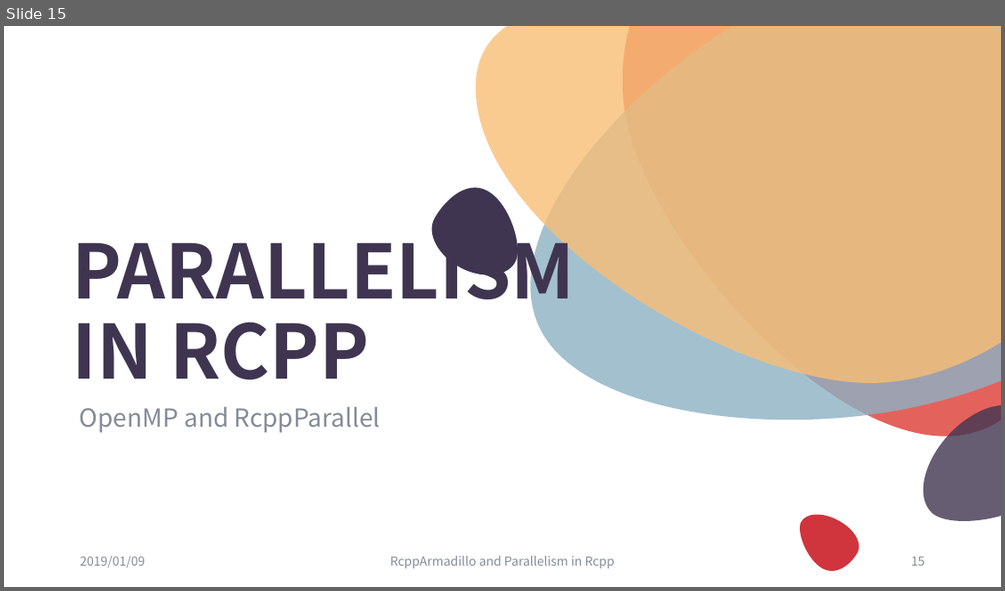
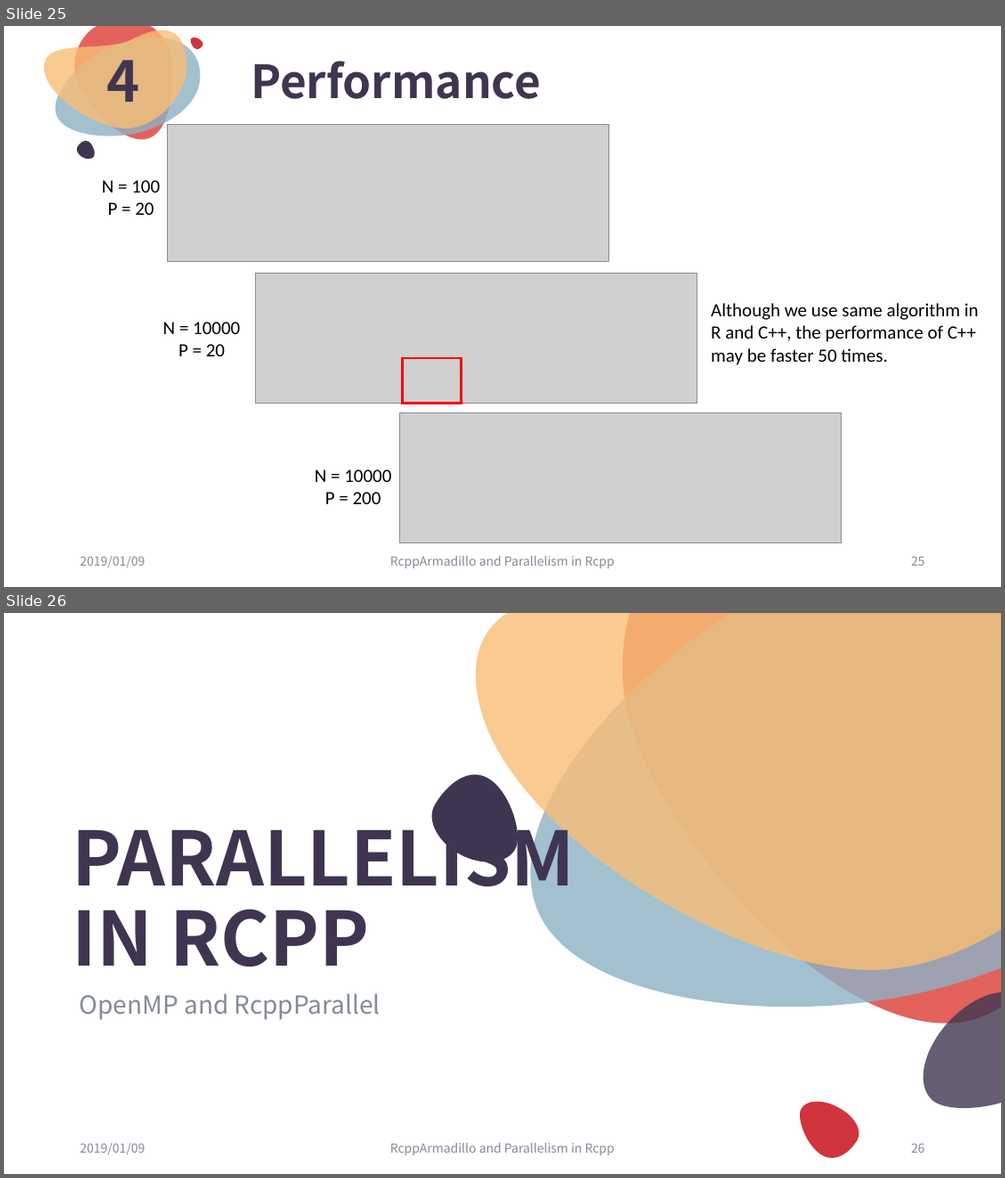
Before and after one commit to ChingChuan-Chen/Rcpp_RcppArmadillo_tutorial, a slide deck: leture_powerpoint_0109.pptx. Shown one above the other, each under a label of ours: slide 15 before the commit, slides 25 and 26 after it. The pictures are 1005x591 and 1005x1178 pixels, drawn with LibreOffice and Linux fonts; fonts in the diff are those of the drawing; grey boxes stand for pictures. Boxes give left, top, right and bottom in pixels: in the first picture for what was removed or moved away, otherwise in the second. Text is boxed around its words. In the diff, an @@ line names an element or a change of style, - is before the commit and + after.

```diff
--- a/leture_powerpoint_0109.pptx
+++ b/leture_powerpoint_0109.pptx
@@ slide 25 added at bbox=[4, 26, 1001, 587], background #FFFFFF @@
@@ freeform shape added at bbox=[44, 30, 186, 128], fill #F9BE75 at 80% opacity @@
@@ freeform shape added at bbox=[56, 38, 201, 136], fill #8DB1C4 at 80% opacity @@
@@ freeform shape added at bbox=[74, 26, 172, 140], fill #E4625C @@
@@ text added at bbox=[107, 45, 140, 102], 54 pt, text #403551, bold @@
+4
@@ freeform shape added at bbox=[190, 38, 202, 49], fill #D0343C @@
@@ title added at bbox=[251, 61, 541, 99], 44 pt, text #403551, bold @@
+Performance
@@ picture added at bbox=[167, 124, 609, 262] @@
@@ freeform shape added at bbox=[77, 141, 95, 159], fill #403551 @@
@@ text added at bbox=[102, 180, 160, 215], 18 pt, text #000000 @@
+N = 100
+P = 20
@@ picture added at bbox=[255, 273, 697, 402] @@
@@ text added at bbox=[711, 303, 979, 365], 18 pt, text #000000 @@
+Although we use same algorithm in R and C++, the performance of C++ may be faster 50 times.
@@ text added at bbox=[163, 321, 240, 356], 18 pt, text #000000 @@
+N = 10000
+P = 20
@@ rectangle added at bbox=[403, 358, 461, 402], outline #FF0000 2.25 pt @@
@@ picture added at bbox=[399, 412, 841, 543] @@
@@ text added at bbox=[315, 469, 391, 504], 18 pt, text #000000 @@
+N = 10000
+P = 200
@@ text added at bbox=[80, 556, 145, 567], 12 pt, text #848B98 @@
+2019/01/09
@@ text added at bbox=[390, 556, 615, 568], 12 pt, text #848B98 @@
+RcppArmadillo and Parallelism in Rcpp
@@ page number added at bbox=[911, 556, 925, 565], 12 pt, text #848B98 @@
+25
@@ what was slide 15 is now slide 26 @@
@@ page number at bbox=[911, 1143, 925, 1152]: text changed @@
-15
+26
```
Also in this commit, not shown: 4 slides changed, 16 other slides added, 7 other files.
